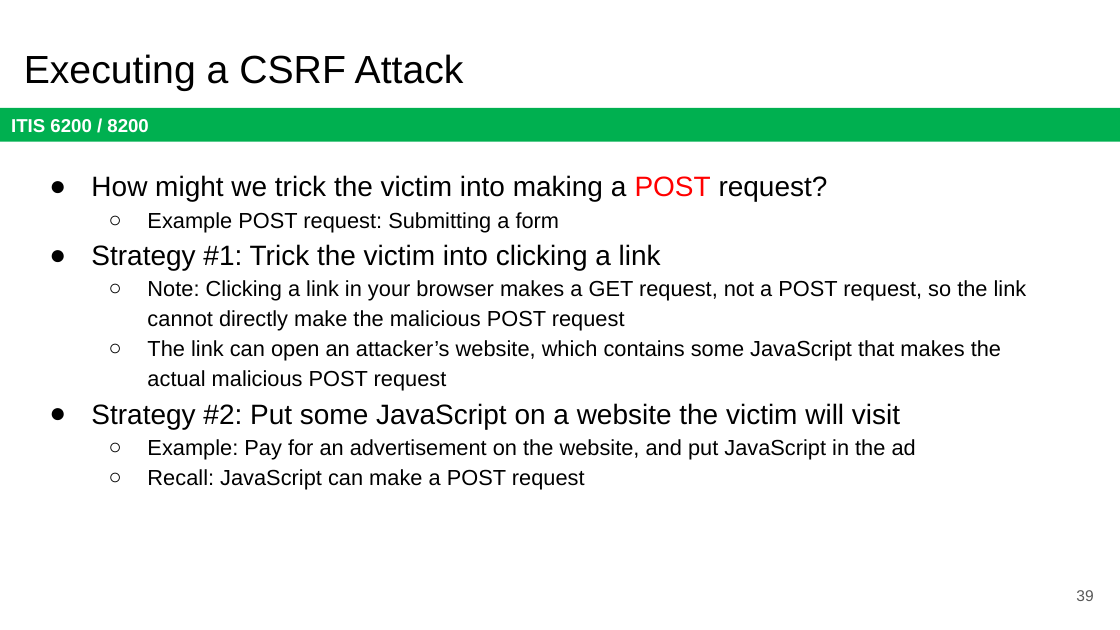
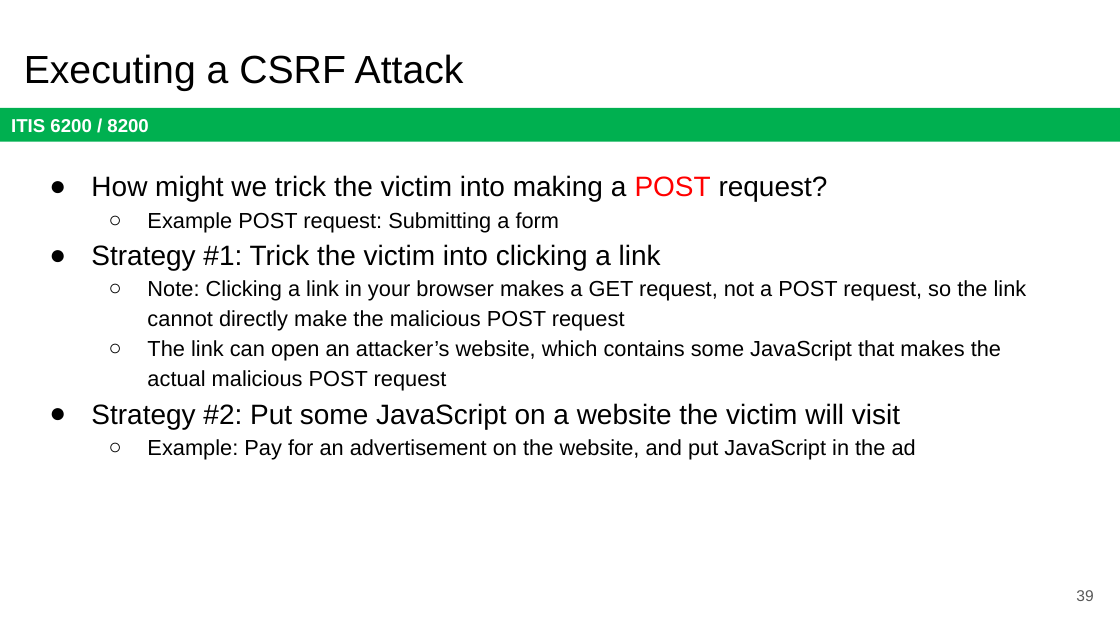
Before and after one commit to jx5c/github.io, a slide deck: slide 39 of teaching/ITIS6200/2023fa/lectures/lec11.pptx. Drawn at 1120x630 pixels with LibreOffice and Linux fonts; fonts in the diff are those of the drawing. Boxes give left, top, right and bottom in pixels: in the first picture for what was removed or moved away, otherwise in the second. Text is boxed around its words. In the diff, an @@ line names an element or a change of style, - is before the commit and + after.

```diff
--- a/teaching/ITIS6200/2023fa/lectures/lec11.pptx
+++ b/teaching/ITIS6200/2023fa/lectures/lec11.pptx
@@ text at <box>147,469,585,490</box>: paragraph removed @@
-  ○ Recall: JavaScript can make a POST request
```
Also in this commit, not shown: 1 other file.
